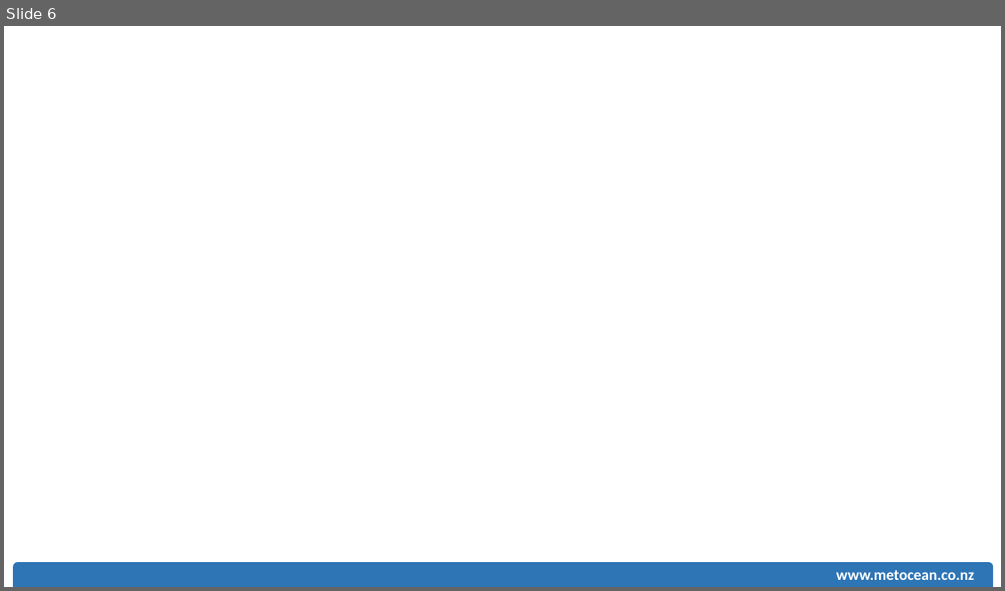
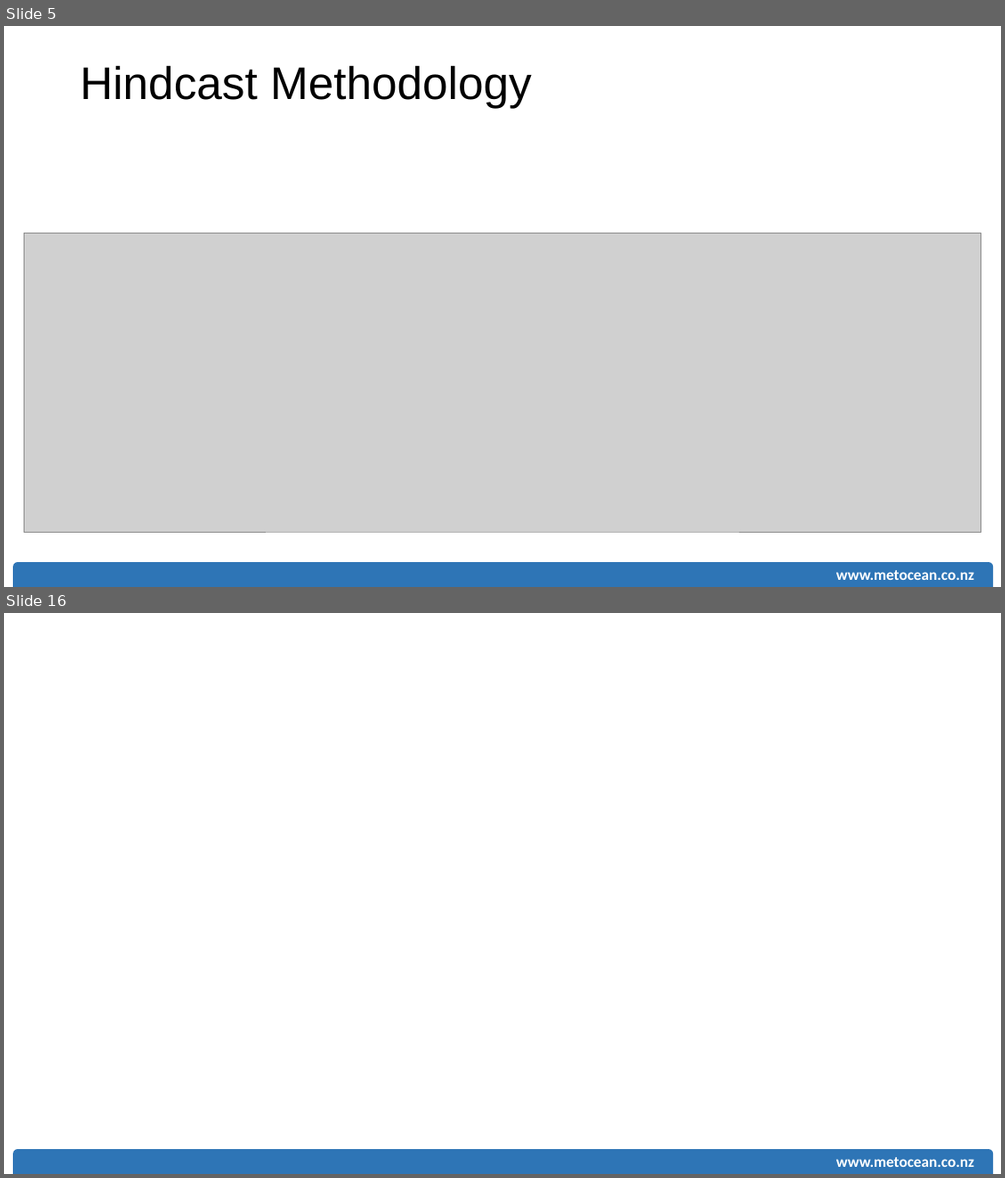
Before and after one commit to rsoutelino/CeP2015, a slide deck: soutelino_MSL_CeP2015.pptx. Shown one above the other, each under a label of ours: slide 6 before the commit, slides 5 and 16 after it; the slides between them are not shown. The pictures are 1005x591 and 1005x1178 pixels, drawn with LibreOffice and Linux fonts; fonts in the diff are those of the drawing; grey boxes stand for pictures. Boxes give left, top, right and bottom in pixels: in the first picture for what was removed or moved away, otherwise in the second. Text is boxed around its words. In the diff, an @@ line names an element or a change of style, - is before the commit and + after.

```diff
--- a/soutelino_MSL_CeP2015.pptx
+++ b/soutelino_MSL_CeP2015.pptx
@@ slide 5 added at (4, 26, 1001, 587), background #FFFFFF @@
@@ text added at (80, 65, 532, 108), 44 pt, text #000000 @@
+Hindcast Methodology
@@ picture added at (24, 233, 980, 532) @@
@@ round same rect added at (13, 562, 994, 587), fill #2E75B6 @@
@@ text added at (836, 570, 974, 580), 14.8 pt, text #FFFFFF, bold @@
+www.metocean.co.nz
@@ what was slide 6 is now slide 16 @@
```
Also in this commit, not shown: 4 slides changed, 10 other slides added, 1 slide removed.
